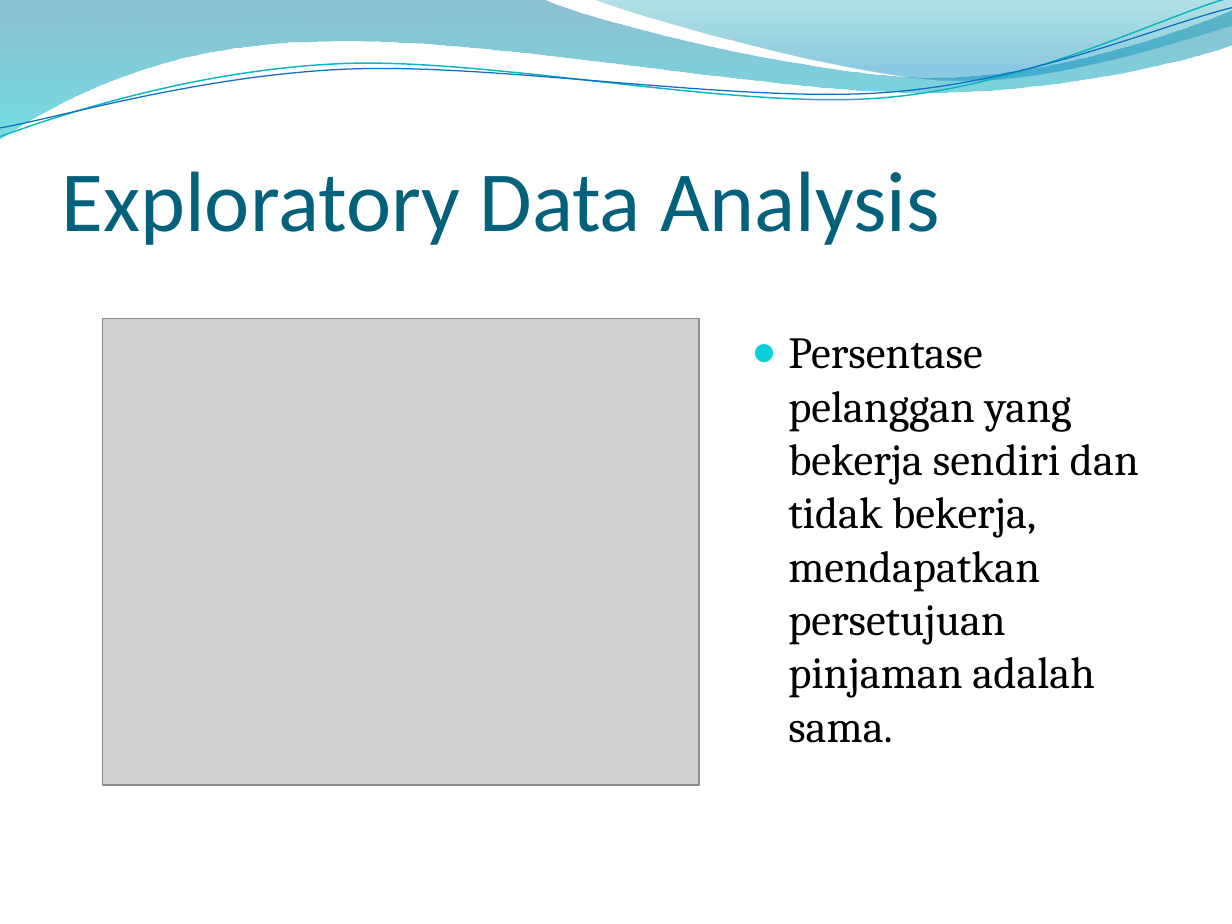
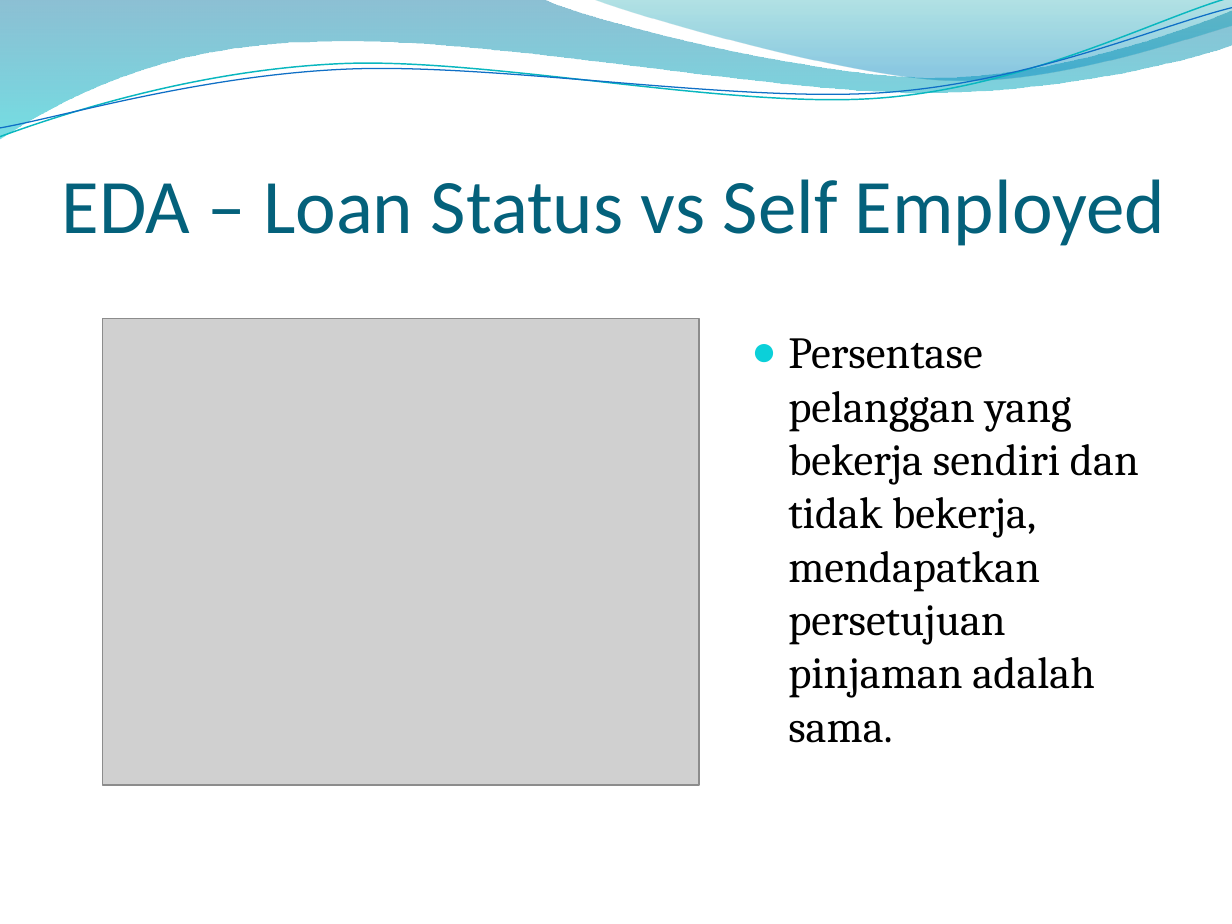
Before and after one commit to williambfi/machine-learning-assignment, a slide deck: slide 12 of Final Project House Loan Prediction/HOUSE LOAN PREDICTION.pptx. Drawn at 1232x924 pixels with LibreOffice and Linux fonts; fonts in the diff are those of the drawing; grey boxes stand for pictures; background and template pictures are left out. Boxes give left, top, right and bottom in pixels: in the first picture for what was removed or moved away, otherwise in the second. Text is boxed around its words. In the diff, an @@ line names an element or a change of style, - is before the commit and + after.

```diff
--- a/Final Project House Loan Prediction/HOUSE LOAN PREDICTION.pptx
+++ b/Final Project House Loan Prediction/HOUSE LOAN PREDICTION.pptx
@@ title at [62, 179, 1165, 246]: text changed; size 50 to 45 pt @@
-Exploratory Data Analysis
+EDA – Loan Status vs Self Employed
```
Also in this commit, not shown: 13 other slides changed.
